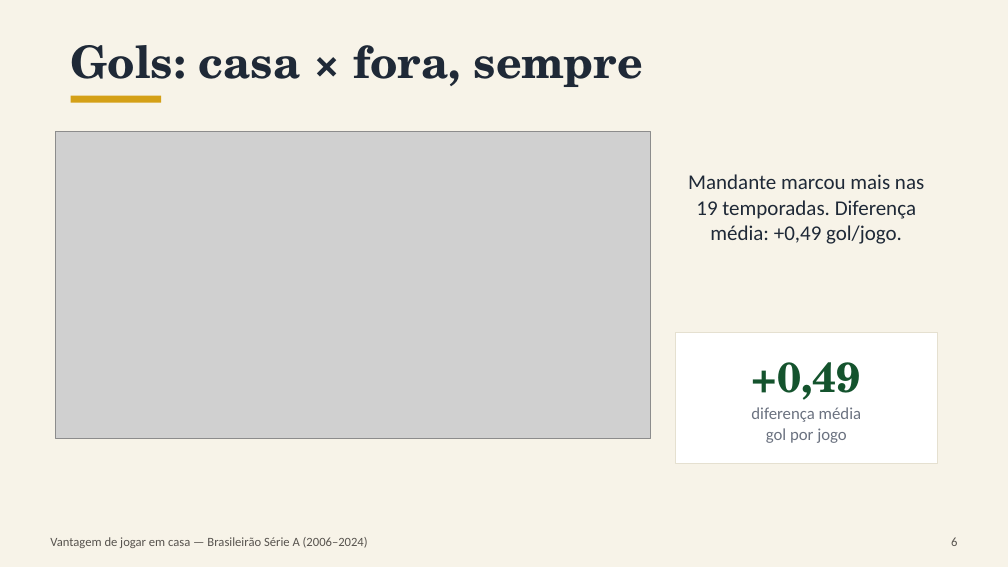
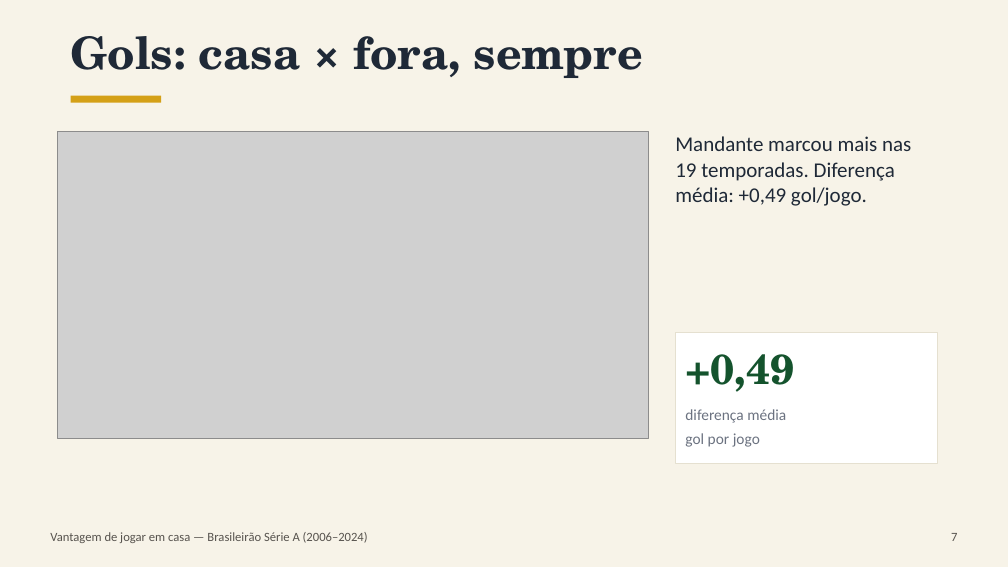
Before and after one commit to EmiyaKiritsugu3/TCC, a slide deck: slide 7 of apresentacao/apresentacao_tcc.pptx (slide 6 before the commit). Drawn at 1008x567 pixels with LibreOffice and Linux fonts; fonts in the diff are those of the drawing; grey boxes stand for pictures. Boxes give left, top, right and bottom in pixels: in the first picture for what was removed or moved away, otherwise in the second. Text is boxed around its words. In the diff, an @@ line names an element or a change of style, - is before the commit and + after.

```diff
--- a/apresentacao/apresentacao_tcc.pptx
+++ b/apresentacao/apresentacao_tcc.pptx
@@ text "Gols: casa × fora, sempre" at (71,36,643,78): more space between paragraphs; vertical alignment middle to top @@
@@ text "Mandante marcou mais nas 19 ..." at (675,136,911,206): alignment centre to left; more space between paragraphs; vertical alignment middle to top @@
@@ text "+0,49" at (685,354,794,392): alignment centre to left; more space between paragraphs; vertical alignment middle to top @@
@@ text "diferença média" at (685,409,786,447): size 12 to 11 pt; alignment centre to left; more space between paragraphs; vertical alignment middle to top @@
@@ text "Vantagem de jogar em casa ..." at (50,532,368,543): more space between paragraphs; vertical alignment middle to top @@
@@ text "7" at (951,533,957,541): vertical alignment middle to top @@
@@ text at (951,533,957,541): text changed @@
-6
+7
```
Also in this commit, not shown: 9 other slides changed, 4 slides added, 8 other files.
